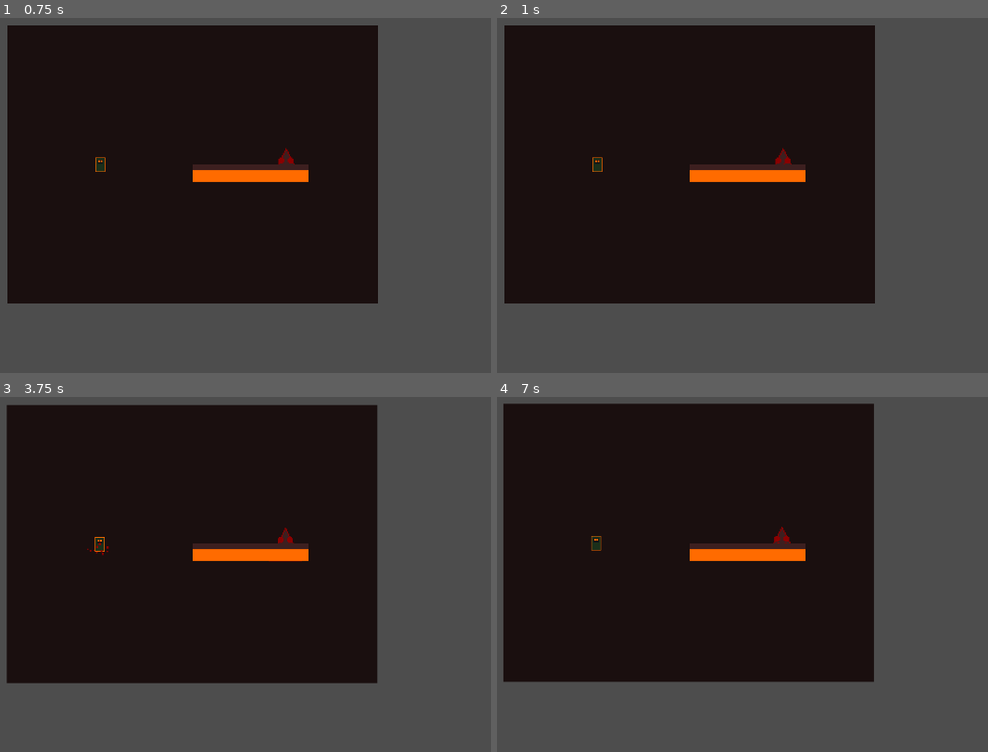
Above: before the commit, frames 1-4 (two rows, left to right).
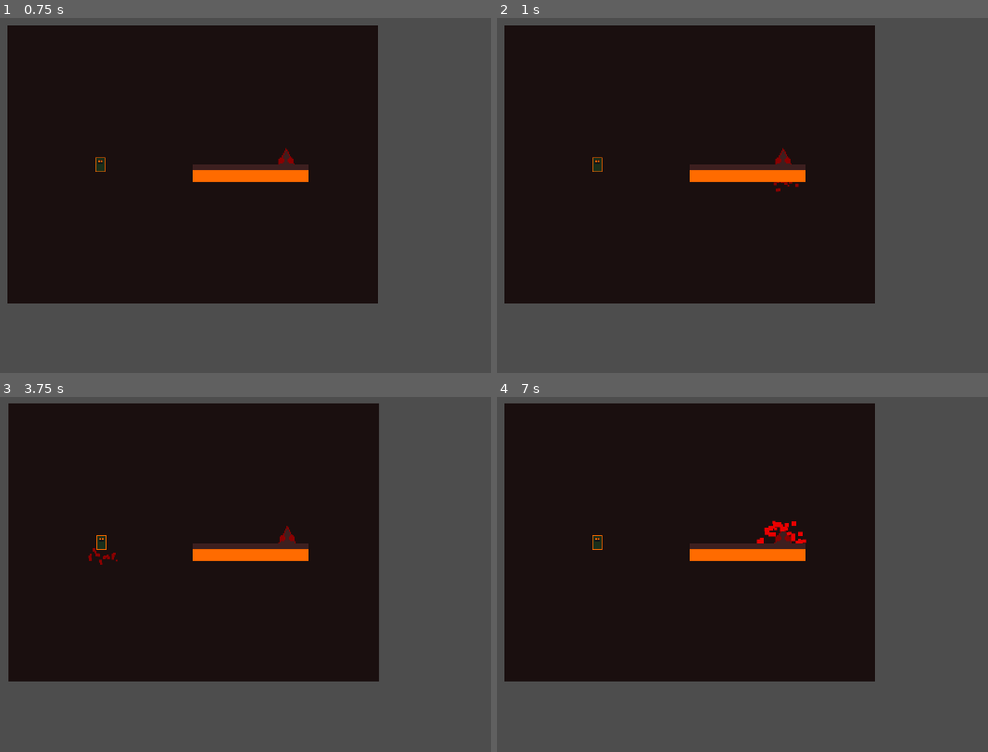
Above: after the commit, the same moments.

Repository: baltazarparra/darkgrid
Game: Godot game, scene res://scenes/exploration/exploration.tscn
Same seed, same stepped clock (60 frames per second), same inputs: the game is played once before the commit and once after it.
Inputs (mouse positions are in pixels of both pictures, inside the frame that each line leads up to):
- Up to frame 1 (0.75 s): tap Enter (ui_accept) at 0.5 s; move the mouse to (353, 142) at 0.52 s; hold Right (ui_right) from 0.53 s (still down); hold Shift from 0.53 s (still down); click (353, 142) at 0.67 s
- Up to frame 2 (1 s): keep holding Right (ui_right); keep holding Shift; tap Enter (ui_accept) at 0.77 s
- Up to frame 3 (3.75 s): release Right (ui_right) at 1.25 s; release Shift at 1.25 s; tap Enter (ui_accept) every 0.75 s from 1.25 to 3.5 s; drag from (44, 563) to (157, 627) at 1.27 s; move the mouse to (265, 450) at 2.02 s; hold Right (ui_right) 2.03-2.75 s; tap Ctrl at 2.1 s; drag from (157, 627) to (outside the picture) at 2.77 s; move the mouse to (417, 606) at 3.52 s; hold Left (ui_left) from 3.53 s (still down); tap Alt at 3.6 s
- Up to frame 4 (7 s): tap Enter (ui_accept) at 3.77, 5, 6.77 s; release Left (ui_left) at 4.25 s; drag from (outside the picture) to (580, 439) at 4.27 s; move the mouse to (727, 542) at 5.02 s; hold Down (ui_down) 5.03-5.75 s; hold Shift 5.03-5.75 s; click (727, 542) at 5.17 s; drag from (580, 439) to (541, 563) at 5.77 s; move the mouse to (850, 521) at 6.52 s; hold Up (ui_up) from 6.53 s (still down); tap Ctrl at 6.6 s

Frame 1 is identical in both runs. In frame 2, less than 0.1% of the frame differs, in the area x 56-62%, y 40-50%; in frame 3, 1.6%, in the area x 1-78%, y 1-81%; in frame 4, 0.6%.

Commit message:
fase-3-wave-3: blood/critical/death particles, hit-stop, death animation
- 3 cenas CPUParticles2D: blood(20), critical(35 gradient), death(60 gradient)
- FeedbackSystem: spawn_blood/critical/death + trigger_hit_stop (Engine.time_scale, anti-acúmulo)
- CombatActor: death animation (flash+fade+queue_free), guards _is_dying
- ArenaManager: hit-stop por evento (3/4/2/5), aguarda death anim antes de trocar tela

Co-Authored-By: Claude Opus 4.8 <noreply@anthropic.com>

Diff:
--- /dev/null
+++ b/scenes/shared/blood_particles.tscn
@@ -0,0 +1,16 @@
+[gd_scene format=3 uid="uid://blood_particles"]
+
+[node name="BloodParticles" type="CPUParticles2D"]
+emitting = false
+amount = 20
+lifetime = 0.6
+one_shot = true
+explosiveness = 0.9
+direction = Vector2(0, 1)
+spread = 60.0
+gravity = Vector2(0, 300)
+initial_velocity_min = 80.0
+initial_velocity_max = 180.0
+scale_amount_min = 3.0
+scale_amount_max = 6.0
+color = Color(0.545, 0, 0, 1)
--- /dev/null
+++ b/scenes/shared/critical_particles.tscn
@@ -0,0 +1,20 @@
+[gd_scene load_steps=2 format=3 uid="uid://critical_particles"]
+
+[sub_resource type="Gradient" id="Gradient_crit"]
+offsets = PackedFloat32Array(0, 1)
+colors = PackedColorArray(1, 0, 0, 1, 0.545, 0, 0, 1)
+
+[node name="CriticalParticles" type="CPUParticles2D"]
+emitting = false
+amount = 35
+lifetime = 0.8
+one_shot = true
+explosiveness = 1.0
+direction = Vector2(0, -1)
+spread = 90.0
+gravity = Vector2(0, 200)
+initial_velocity_min = 120.0
+initial_velocity_max = 250.0
+scale_amount_min = 4.0
+scale_amount_max = 8.0
+color_ramp = SubResource("Gradient_crit")
--- /dev/null
+++ b/scenes/shared/death_particles.tscn
@@ -0,0 +1,19 @@
+[gd_scene load_steps=2 format=3 uid="uid://death_particles"]
+
+[sub_resource type="Gradient" id="Gradient_death"]
+offsets = PackedFloat32Array(0, 0.5, 1)
+colors = PackedColorArray(0.545, 0, 0, 1, 1, 0.42, 0, 1, 0, 0, 0, 1)
+
+[node name="DeathParticles" type="CPUParticles2D"]
+emitting = false
+amount = 60
+lifetime = 1.2
+one_shot = true
+explosiveness = 1.0
+spread = 180.0
+gravity = Vector2(0, 250)
+initial_velocity_min = 150.0
+initial_velocity_max = 400.0
+scale_amount_min = 5.0
+scale_amount_max = 12.0
+color_ramp = SubResource("Gradient_death")
--- a/scripts/arena/arena_manager.gd
+++ b/scripts/arena/arena_manager.gd
@@ -61,14 +61,15 @@
 	_timing_system.timing_result.disconnect(_on_attack_timing_result)
 
 	var is_critical := result == TimingSystem.TimingResult.PERFECT
+	var damage := _caipora.execute_attack(is_critical)
+	_enemy.take_damage(damage)
 	if is_critical:
 		_feedback.trigger_screenshake(12.0, 0.4)
+		_feedback.spawn_critical_particles(_enemy.position)
+		_feedback.trigger_hit_stop(3)
 	else:
 		_feedback.trigger_screenshake(5.0, 0.2)
-
-	var damage := _caipora.execute_attack(is_critical)
-	_enemy.take_damage(damage)
-	_feedback.spawn_impact_particles(_enemy.position)
+		_feedback.spawn_blood_particles(_enemy.position)
 
 	if _enemy.health.is_alive():
 		await get_tree().create_timer(_caipora.attack_cooldown).timeout
@@ -97,12 +98,14 @@
 		var counter_damage := _caipora.execute_attack(true, Constants.DAMAGE_COUNTER_MULTIPLIER)
 		_enemy.take_damage(counter_damage)
 		_feedback.trigger_screenshake(10.0, 0.35)
-		_feedback.spawn_impact_particles(_enemy.position)
+		_feedback.spawn_critical_particles(_enemy.position)
+		_feedback.trigger_hit_stop(4)
 	else:
 		var damage := _enemy.execute_attack(false)
 		_caipora.take_damage(damage)
 		_feedback.trigger_screenshake(8.0, 0.3)
-		_feedback.spawn_impact_particles(_caipora.position)
+		_feedback.spawn_blood_particles(_caipora.position)
+		_feedback.trigger_hit_stop(2)
 
 func _on_enemy_pattern_finished() -> void:
 	if _both_alive():
@@ -113,10 +116,13 @@
 	var caipora_won := actor == _enemy
 	if _enemy != null and is_instance_valid(_enemy):
 		_enemy.state_machine.stop()
+	_feedback.spawn_death_particles(actor.position)
 	_feedback.trigger_screenshake(20.0, 0.6)
-	_feedback.spawn_impact_particles(actor.position)
+	_feedback.trigger_hit_stop(5)
 
 	SignalBus.arena_exited.emit(caipora_won)
+	# Aguarda a death animation (flash + fade ≈ 0.55s) antes de trocar de tela.
+	await get_tree().create_timer(0.6).timeout
 	if caipora_won:
 		GameState.change_screen(SignalBus.Screen.WIN)
 	else:
--- a/scripts/entities/combat_actor.gd
+++ b/scripts/entities/combat_actor.gd
@@ -14,6 +14,7 @@
 
 var _attack_timer: Timer
 var _can_attack: bool = true
+var _is_dying: bool = false
 
 func _ready() -> void:
 	_attack_timer = Timer.new()
@@ -21,6 +22,7 @@
 	_attack_timer.wait_time = attack_cooldown
 	_attack_timer.timeout.connect(_on_attack_cooldown_ready)
 	add_child(_attack_timer)
+	health.died.connect(_on_health_died)
 
 func start_attack_window() -> void:
 	pass
@@ -28,6 +30,8 @@
 ## Executa o ataque e retorna o dano calculado (fonte única de verdade).
 ## O chamador deve aplicar esse valor via take_damage() em vez de recomputar.
 func execute_attack(is_critical: bool = false, multiplier_override: float = 0.0) -> int:
+	if _is_dying:
+		return 0
 	var damage := base_attack_damage
 	if is_critical:
 		if multiplier_override > 0.0:
@@ -44,4 +48,22 @@
 	attack_ready.emit()
 
 func take_damage(amount: int) -> void:
+	if _is_dying:
+		return
 	health.take_damage(amount)
+
+func is_dying() -> bool:
+	return _is_dying
+
+# ─── Morte ─────────────────────────────────────────
+## Death animation: flash branco + fade out, então libera o nó.
+func _on_health_died() -> void:
+	if _is_dying:
+		return
+	_is_dying = true
+	if animated_sprite == null:
+		return
+	var tween := create_tween()
+	tween.tween_property(animated_sprite, "modulate", Color(2, 2, 2, 1), 0.05)
+	tween.tween_property(animated_sprite, "modulate", Color(1, 1, 1, 0), 0.5)
+	tween.tween_callback(queue_free)
--- a/scripts/systems/feedback_system.gd
+++ b/scripts/systems/feedback_system.gd
@@ -1,9 +1,16 @@
 class_name FeedbackSystem
 extends Node
+
+const BLOOD_PARTICLES := preload("res://scenes/shared/blood_particles.tscn")
+const CRITICAL_PARTICLES := preload("res://scenes/shared/critical_particles.tscn")
+const DEATH_PARTICLES := preload("res://scenes/shared/death_particles.tscn")
 
 @export var shake_intensity: float = 8.0
 @export var shake_duration: float = 0.3
 
+var _hit_stop_active: bool = false
+
+# ─── Screenshake ───────────────────────────────────
 func trigger_screenshake(intensity: float = shake_intensity, duration: float = shake_duration) -> void:
 	var camera := get_viewport().get_camera_2d()
 	if camera == null:
@@ -19,10 +26,38 @@
 		randf_range(-amount, amount)
 	)
 
-func spawn_impact_particles(position: Vector2) -> void:
-	var particles := preload("res://scenes/shared/impact_particles.tscn").instantiate()
-	particles.position = position
+# ─── Hit-stop ──────────────────────────────────────
+## Congela o jogo por N frames (60fps de referência) via Engine.time_scale.
+## O timer usa ignore_time_scale=true para não congelar a si mesmo.
+## Anti-acúmulo: hit-stops simultâneos são ignorados se já houver um ativo.
+func trigger_hit_stop(frames: int = 3) -> void:
+	if _hit_stop_active:
+		return
+	_hit_stop_active = true
+	Engine.time_scale = 0.0
+	await get_tree().create_timer(frames / 60.0, true, false, true).timeout
+	Engine.time_scale = 1.0
+	_hit_stop_active = false
+
+# ─── Partículas ────────────────────────────────────
+func spawn_blood_particles(at_position: Vector2) -> void:
+	_spawn_particles(BLOOD_PARTICLES, at_position)
+
+func spawn_critical_particles(at_position: Vector2) -> void:
+	_spawn_particles(CRITICAL_PARTICLES, at_position)
+
+func spawn_death_particles(at_position: Vector2) -> void:
+	_spawn_particles(DEATH_PARTICLES, at_position)
+
+## Mantido como alias de sangue para chamadas legadas.
+func spawn_impact_particles(at_position: Vector2) -> void:
+	_spawn_particles(BLOOD_PARTICLES, at_position)
+
+func _spawn_particles(scene: PackedScene, at_position: Vector2) -> void:
+	var particles: CPUParticles2D = scene.instantiate()
+	particles.position = at_position
 	get_tree().current_scene.add_child(particles)
 	particles.emitting = true
 	await get_tree().create_timer(particles.lifetime + 0.1).timeout
-	particles.queue_free()
+	if is_instance_valid(particles):
+		particles.queue_free()
